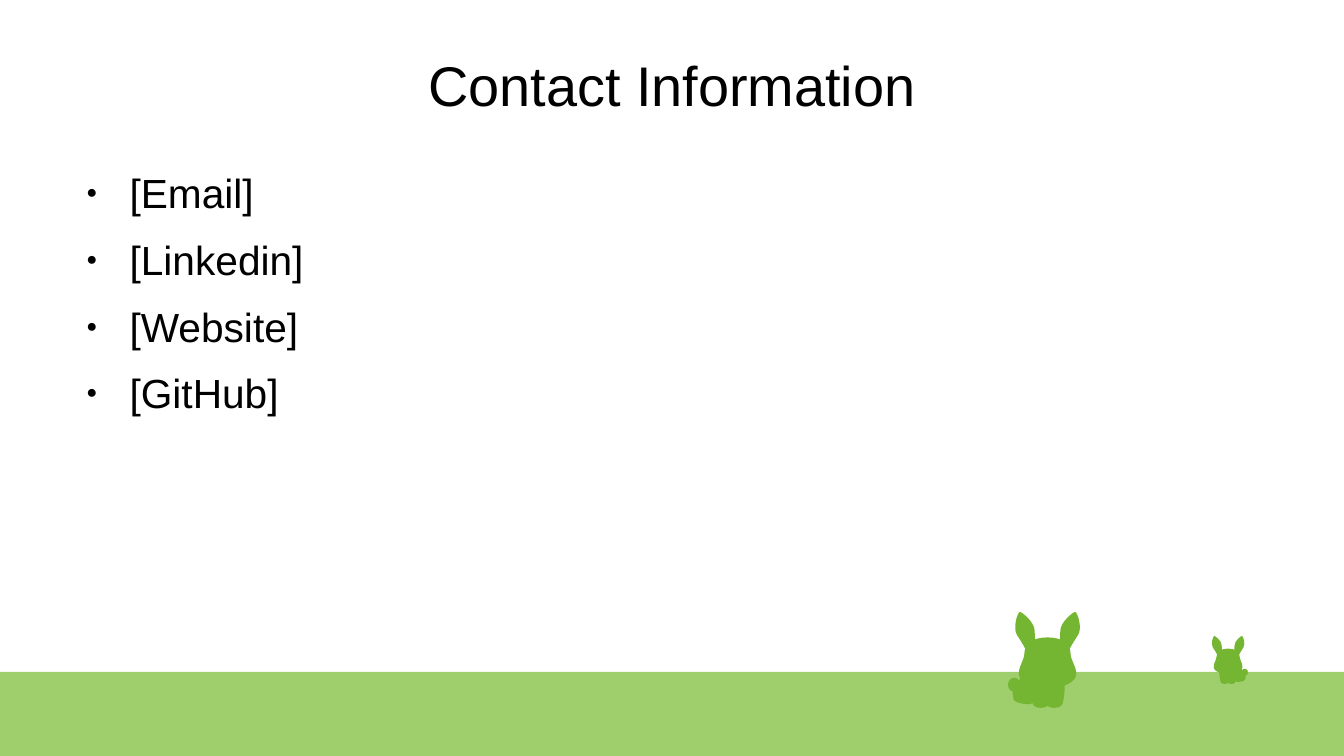
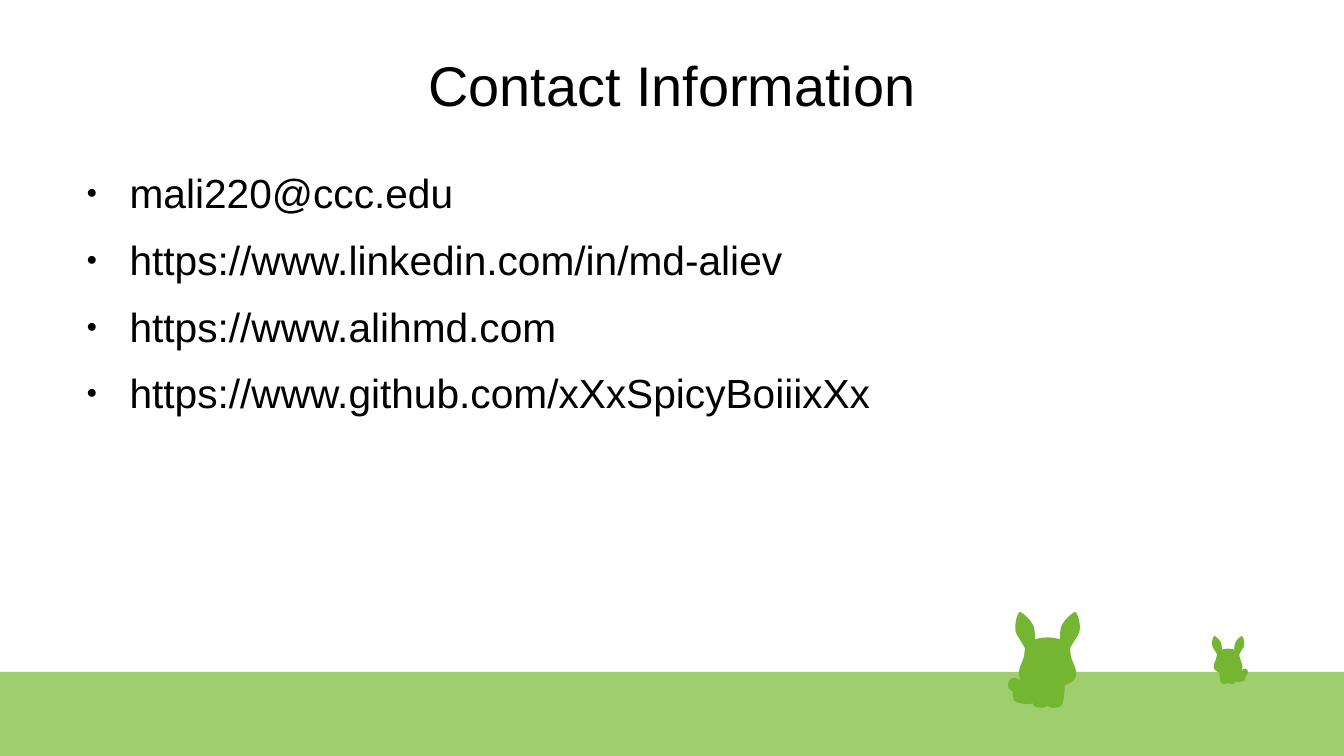
Before and after one commit to xXxSpicyBoiiixXx/CIS-181, a slide deck: slide 12 of Introductions.odp (slide 11 before the commit). Drawn at 1344x756 pixels with LibreOffice and Linux fonts; fonts in the diff are those of the drawing. Boxes give left, top, right and bottom in pixels: in the first picture for what was removed or moved away, otherwise in the second. Text is boxed around its words. In the diff, an @@ line names an element or a change of style, - is before the commit and + after.

```diff
--- a/Introductions.odp
+++ b/Introductions.odp
@@ text at [130,178,870,416]: text changed @@
-● [Email]
-● [Linkedin]
-● [Website]
-● [GitHub]
+● mali220@ccc.edu
+● https://www.linkedin.com/in/md-aliev
+● https://www.alihmd.com
+● https://www.github.com/xXxSpicyBoiiixXx
```
Also in this commit, not shown: 2 other slides changed, 2 slides added, 1 slide removed, 6 other files.
